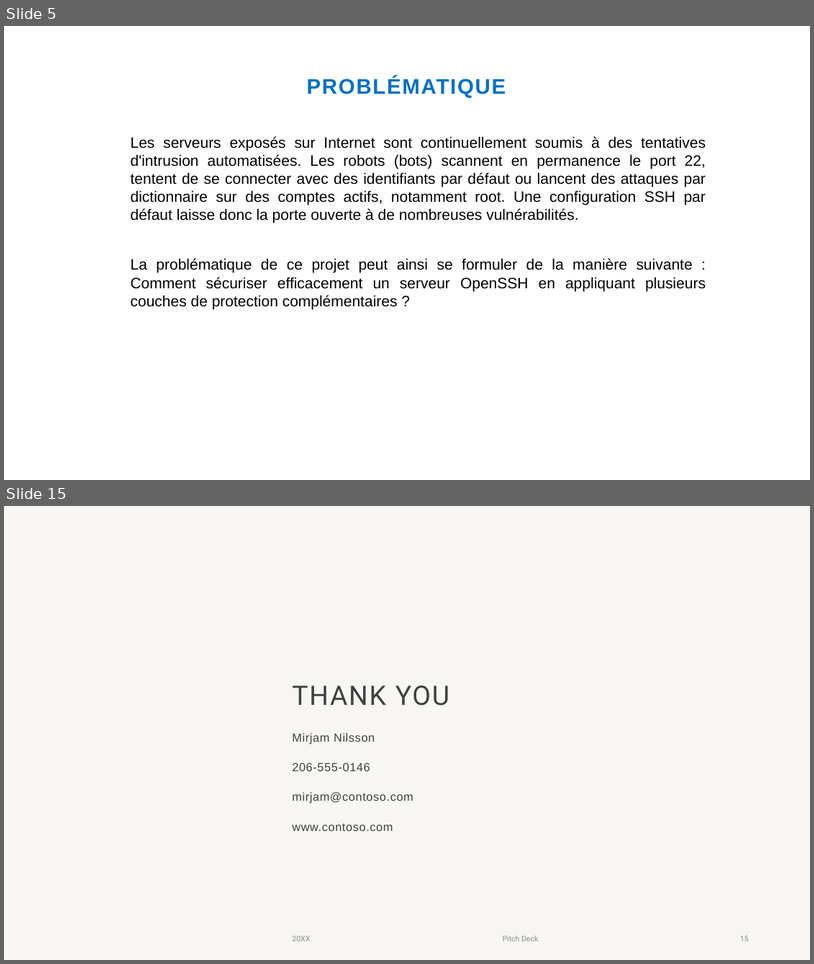
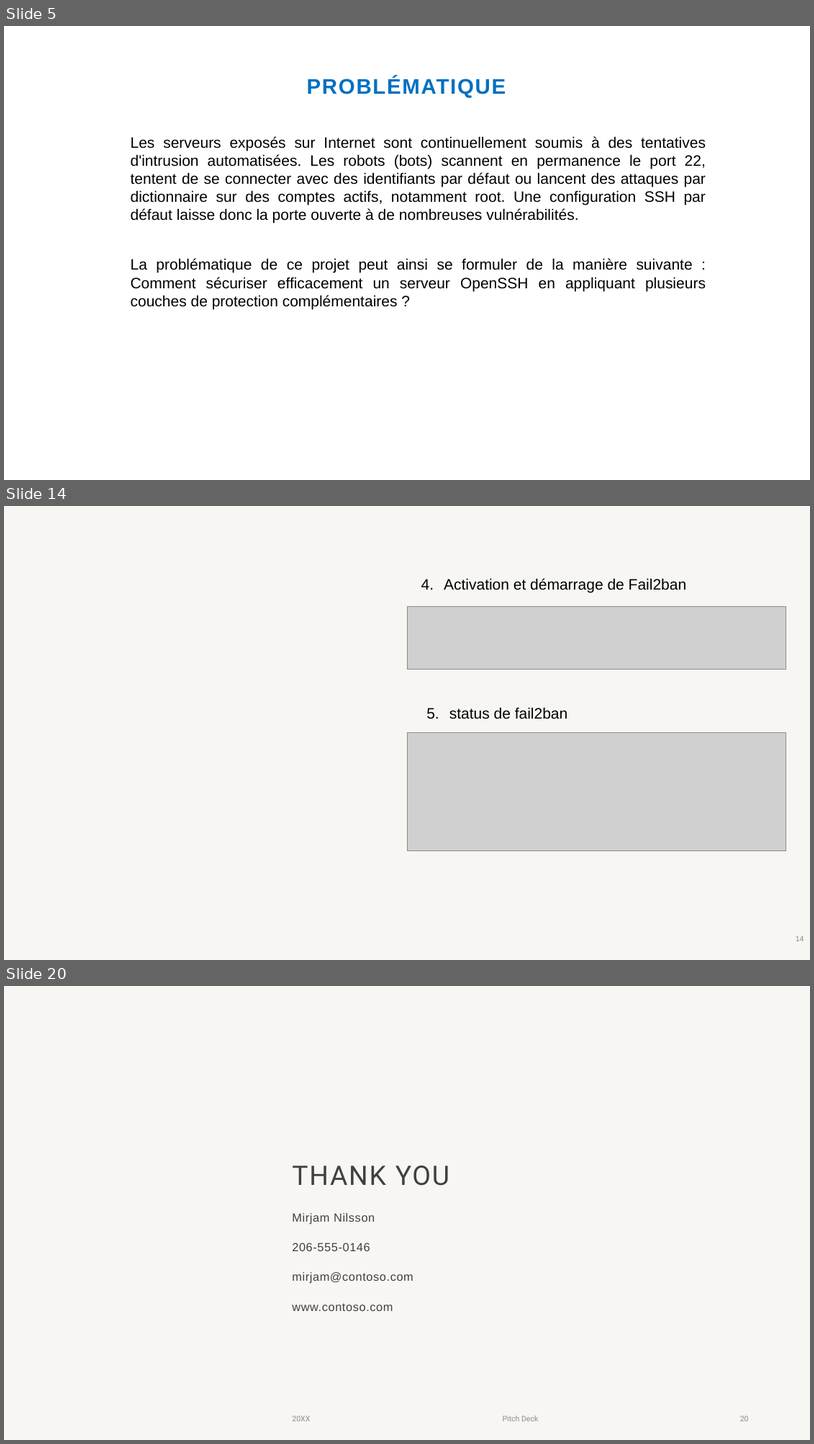
Before and after one commit to Christyy2/Projet-Final-ASI, a slide deck: Présentation-ASI.pptx. Shown one above the other, each under a label of ours: slides 5 and 15 before the commit, slides 5, 14 and 20 after it; the slides between them are not shown. The pictures are 814x964 and 814x1444 pixels, drawn with LibreOffice and Linux fonts; fonts in the diff are those of the drawing; grey boxes stand for pictures; background and template pictures are left out. Boxes give left, top, right and bottom in pixels: in the first picture for what was removed or moved away, otherwise in the second. Text is boxed around its words. In the diff, an @@ line names an element or a change of style, - is before the commit and + after.

```diff
--- a/Présentation-ASI.pptx
+++ b/Présentation-ASI.pptx
@@ slide 14 added at box(4, 506, 810, 960), background #F7F6F3 @@
@@ text added at box(444, 578, 687, 593), 18 pt, text #000000 @@
+4. Activation et démarrage de Fail2ban
@@ picture added at box(407, 606, 787, 669) @@
@@ text added at box(450, 707, 568, 719), 18 pt, text #000000 @@
+5. status de fail2ban
@@ picture added at box(407, 733, 787, 851) @@
@@ page number added at box(796, 936, 805, 941), 9 pt, text #8C8C8C @@
+14
@@ what was slide 15 is now slide 20 @@
@@ page number at box(741, 1415, 749, 1421): text changed @@
-15
+20
```
Also in this commit, not shown: 9 slides changed, 5 other slides added, 1 slide removed.
